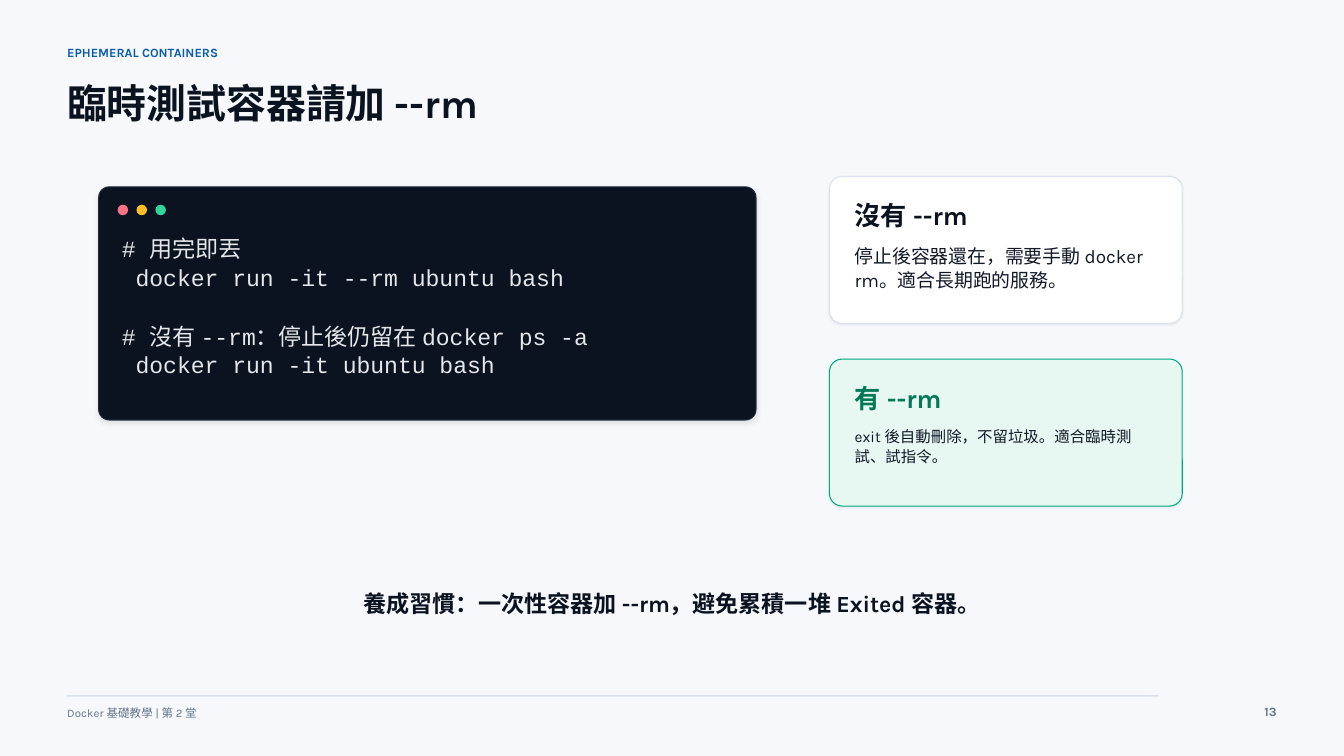
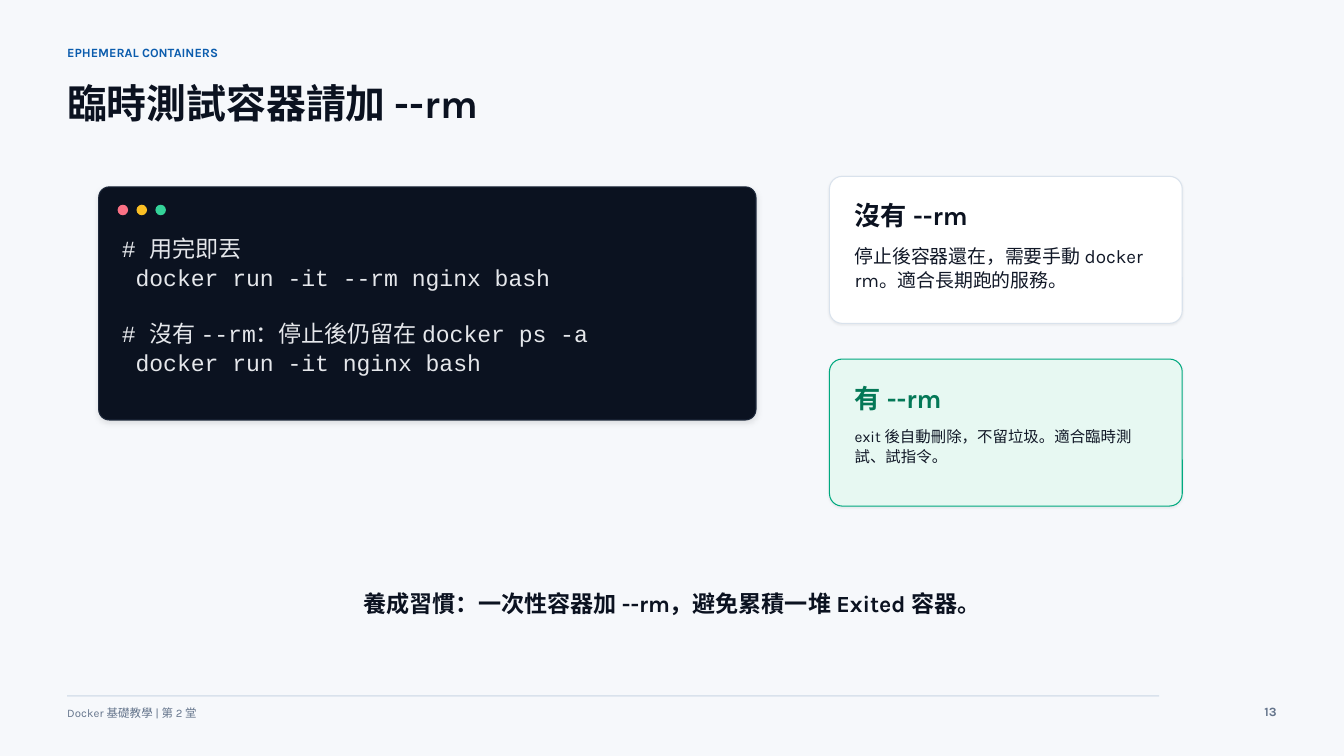
Before and after one commit to lalalalaluk/docker-practice, a slide deck: slide 6 of slides/docker-session2-flask-volume.pptx (slide 14 before the commit). Drawn at 1344x756 pixels with LibreOffice and Linux fonts; fonts in the diff are those of the drawing. Boxes give left, top, right and bottom in pixels: in the first picture for what was removed or moved away, otherwise in the second. Text is boxed around its words. In the diff, an @@ line names an element or a change of style, - is before the commit and + after.

Commit message:
Update Docker session slides

```diff
--- a/slides/docker-session2-flask-volume.pptx
+++ b/slides/docker-session2-flask-volume.pptx
@@ text at box(136, 269, 550, 291): text changed @@
-docker run -it --rm ubuntu bash
+docker run -it --rm nginx bash
@@ text at box(136, 354, 481, 376): text changed @@
-docker run -it ubuntu bash
+docker run -it nginx bash
```
Also in this commit, not shown: 15 other slides changed, 14 slides removed, 2 other files.
